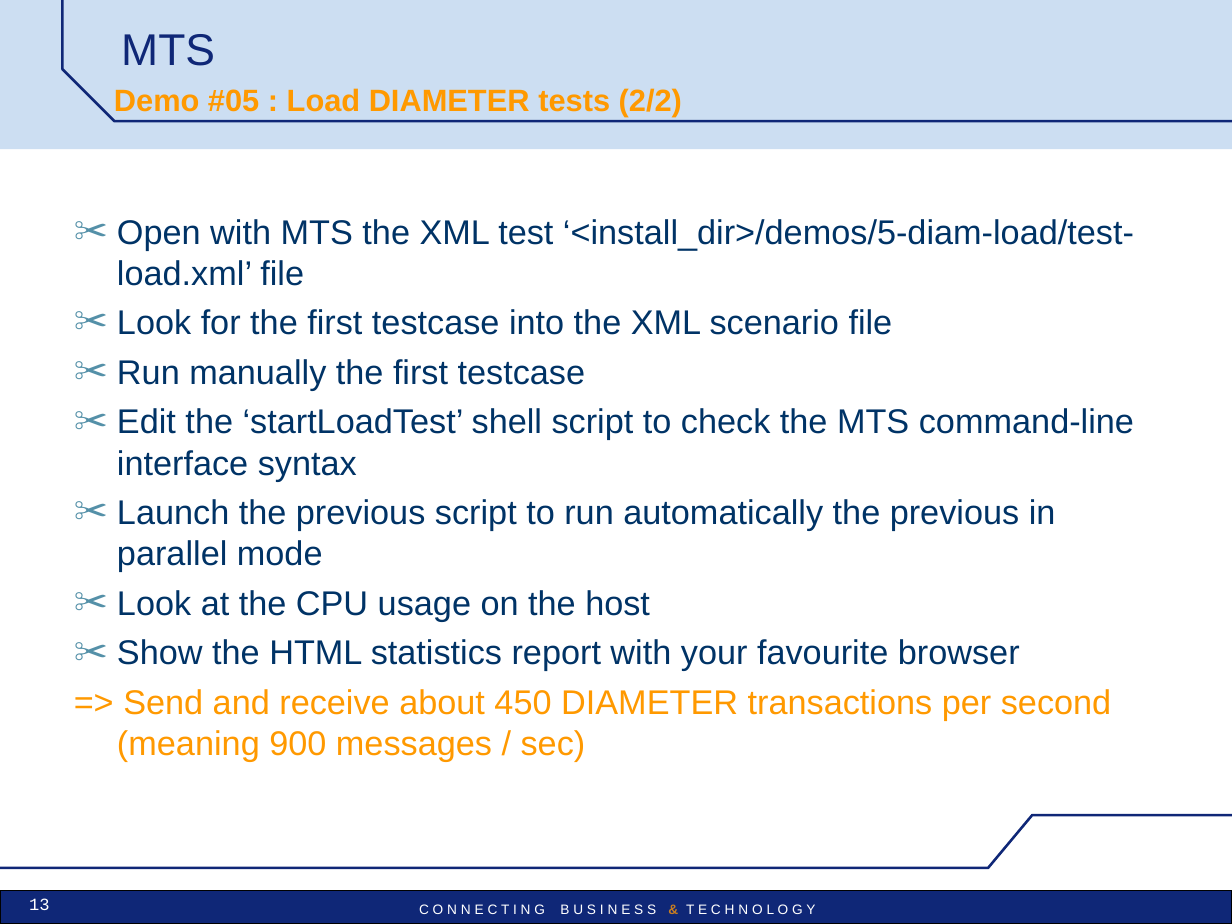
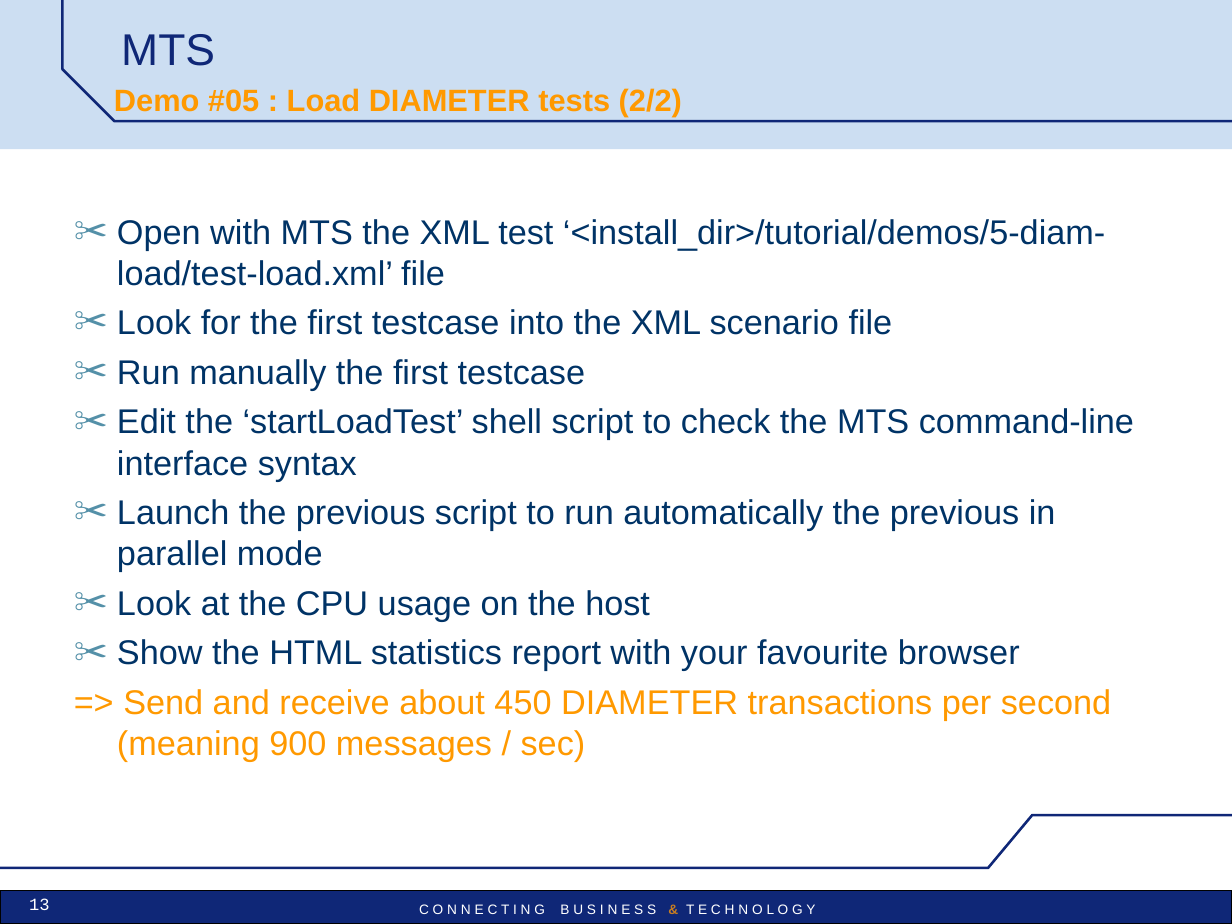
Before and after one commit to uttamhoode9/mts-trunk, a slide deck: slide 13 of mts/src/main/doc/MTS_pres_demos.ppt. Drawn at 1232x924 pixels with LibreOffice and Linux fonts; fonts in the diff are those of the drawing; background and template pictures are left out. Boxes give left, top, right and bottom in pixels: in the first picture for what was removed or moved away, otherwise in the second. Text is boxed around its words. In the diff, an @@ line names an element or a change of style, - is before the commit and + after.

```diff
--- a/mts/src/main/doc/MTS_pres_demos.ppt
+++ b/mts/src/main/doc/MTS_pres_demos.ppt
@@ text at [117, 219, 1105, 286]: text changed @@
-✂ Open with MTS the XML test ‘<install_dir>/demos/5-diam-load/test-load.xml’ file
+✂ Open with MTS the XML test ‘<install_dir>/tutorial/demos/5-diam-load/test-load.xml’ file
```
Also in this commit, not shown: 14 other slides changed, 2 slides added.
